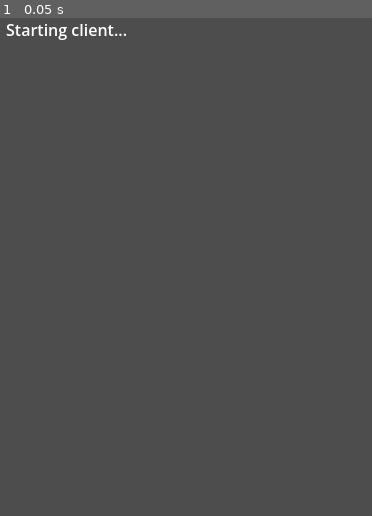
Above: before the commit, frame 1.
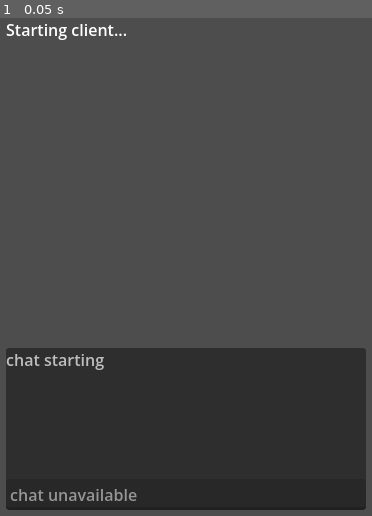
Above: after the commit, the same moment.

Repository: Shilo/multi-server-test
Game: Godot game, scene res://launcher/Launcher.tscn
Same seed, same stepped clock (60 frames per second), same inputs: the game is played once before the commit and once after it.
Inputs:
- Up to frame 1 (0.05 s): no input

The runs differ from the first frame. In frame 1, 31% of the frame differs, in the area x 1-99%, y 66-99%.

Commit message:
feat: add packed scene chat panel

Diff:
--- /dev/null
+++ b/client/chat/ChatPanel.tscn
@@ -0,0 +1,23 @@
+[gd_scene load_steps=2 format=3]
+
+[ext_resource type="Script" path="res://client/chat/chat_panel.gd" id="1"]
+
+[node name="ChatPanel" type="PanelContainer"]
+offset_left = 18.0
+offset_top = 344.0
+offset_right = 378.0
+offset_bottom = 506.0
+script = ExtResource("1")
+
+[node name="VBox" type="VBoxContainer" parent="."]
+layout_mode = 2
+
+[node name="Output" type="RichTextLabel" parent="VBox"]
+custom_minimum_size = Vector2(0, 116)
+layout_mode = 2
+size_flags_vertical = 3
+bbcode_enabled = true
+scroll_following = true
+
+[node name="Input" type="LineEdit" parent="VBox"]
+layout_mode = 2
--- /dev/null
+++ b/client/chat/chat_panel.gd
@@ -0,0 +1,37 @@
+extends PanelContainer
+
+signal message_submitted(message: String)
+
+@onready var output: RichTextLabel = $VBox/Output
+@onready var input: LineEdit = $VBox/Input
+
+func _ready() -> void:
+	input.text_submitted.connect(_on_text_submitted)
+	set_connected(false)
+
+
+func set_connected(is_connected: bool) -> void:
+	input.editable = is_connected
+	input.placeholder_text = "chat" if is_connected else "chat unavailable"
+
+
+func add_system_line(message: String) -> void:
+	_append_line("[color=gray]%s[/color]" % message)
+
+
+func add_chat_line(message: String) -> void:
+	_append_line(message)
+
+
+func _append_line(message: String) -> void:
+	output.append_text("%s\n" % message)
+	output.scroll_to_line(output.get_line_count())
+
+
+func _on_text_submitted(message: String) -> void:
+	var trimmed := message.strip_edges()
+	if trimmed.is_empty():
+		return
+
+	input.clear()
+	message_submitted.emit(trimmed)
--- a/client/client_main.gd
+++ b/client/client_main.gd
@@ -2,6 +2,7 @@
 
 const CLI_ARGS := preload("res://shared/cli_args.gd")
 const NET_CONFIG := preload("res://shared/net_config.gd")
+const CHAT_PANEL_SCENE := preload("res://client/chat/ChatPanel.tscn")
 
 var master_api: MultiplayerAPI
 var chat_api: MultiplayerAPI
@@ -15,14 +16,17 @@
 var denied_transfer := -1
 var smoke_test := false
 var chat_connected := false
+var chat_panel: Node
 
 @onready var master_endpoint: Node = $MasterNet/MasterEndpoint
 @onready var chat_endpoint: Node = $ChatNet/ChatEndpoint
 @onready var world_endpoint: Node = $WorldNet/WorldEndpoint
 @onready var world_view: Node2D = $WorldNet/WorldSceneRoot
+@onready var canvas_layer: CanvasLayer = $CanvasLayer
 @onready var status_label: Label = $CanvasLayer/StatusLabel
 
 func _ready() -> void:
+	_setup_chat_panel()
 	_setup_multiplayer_branches()
 	smoke_test = CLI_ARGS.has_flag(OS.get_cmdline_user_args(), "smoke-test")
 	master_endpoint.routes_received.connect(func(new_routes: Dictionary) -> void:
@@ -30,6 +34,8 @@
 	)
 	chat_endpoint.chat_received.connect(func(message: String) -> void:
 		chat_echoes.append(message)
+		if chat_panel and chat_panel.has_method("add_chat_line"):
+			chat_panel.add_chat_line(message)
 	)
 	world_endpoint.world_state_received.connect(func(world_id: int, _allowed_targets: Array) -> void:
 		active_world_id = world_id
@@ -53,10 +59,20 @@
 	get_tree().set_multiplayer(world_api, get_node("WorldNet").get_path())
 	chat_api.server_disconnected.connect(func() -> void:
 		print("[CLIENT] chat server disconnected")
+		chat_connected = false
+		_set_chat_connected(false)
+		_add_chat_system_line("chat disconnected")
 	)
 	world_api.server_disconnected.connect(func() -> void:
 		print("[CLIENT] world server disconnected")
 	)
+
+
+func _setup_chat_panel() -> void:
+	chat_panel = CHAT_PANEL_SCENE.instantiate()
+	chat_panel.message_submitted.connect(_on_chat_message_submitted)
+	canvas_layer.add_child(chat_panel)
+	_add_chat_system_line("chat starting")
 
 
 func run_manual_client() -> void:
@@ -106,6 +122,8 @@
 	if not ok:
 		return false
 	chat_connected = true
+	_set_chat_connected(true)
+	_add_chat_system_line("chat connected")
 	print("SMOKE_STEP client connected to chat")
 	ok = await _send_chat_ping("initial")
 	if not ok:
@@ -134,8 +152,12 @@
 		chat_connected = await _connect_api(chat_api, routes["chat"]["url"], "chat", 1.0, false)
 		if chat_connected:
 			print("[CLIENT] optional chat connected")
+			_set_chat_connected(true)
+			_add_chat_system_line("chat connected")
 		else:
 			print("[CLIENT] optional chat unavailable; continuing without chat")
+			_set_chat_connected(false)
+			_add_chat_system_line("chat unavailable")
 
 	var initial_world: int = routes["initial_world"]
 	ok = await _connect_world(initial_world)
@@ -240,6 +262,24 @@
 	var message := "chat-ping-%s-world-%d" % [label, active_world_id]
 	chat_endpoint.send_chat.rpc_id(1, message)
 	return await _wait_until(func() -> bool: return message in chat_echoes, 5.0, "chat echo %s" % message)
+
+
+func _on_chat_message_submitted(message: String) -> void:
+	if not chat_connected:
+		_add_chat_system_line("chat unavailable")
+		return
+
+	chat_endpoint.send_chat.rpc_id(1, message)
+
+
+func _set_chat_connected(is_connected: bool) -> void:
+	if chat_panel and chat_panel.has_method("set_connected"):
+		chat_panel.set_connected(is_connected)
+
+
+func _add_chat_system_line(message: String) -> void:
+	if chat_panel and chat_panel.has_method("add_system_line"):
+		chat_panel.add_system_line(message)
 
 
 func _connect_api(api: MultiplayerAPI, url: String, label: String, timeout_seconds := 5.0, report_error := true) -> bool:
--- a/shared/chat_endpoint.gd
+++ b/shared/chat_endpoint.gd
@@ -9,7 +9,7 @@
 
 	var sender_id := multiplayer.get_remote_sender_id()
 	print("[CHAT] received from peer %s: %s" % [sender_id, message])
-	receive_chat.rpc_id(sender_id, message)
+	receive_chat.rpc(message)
 
 
 @rpc("authority", "call_remote", "reliable")
